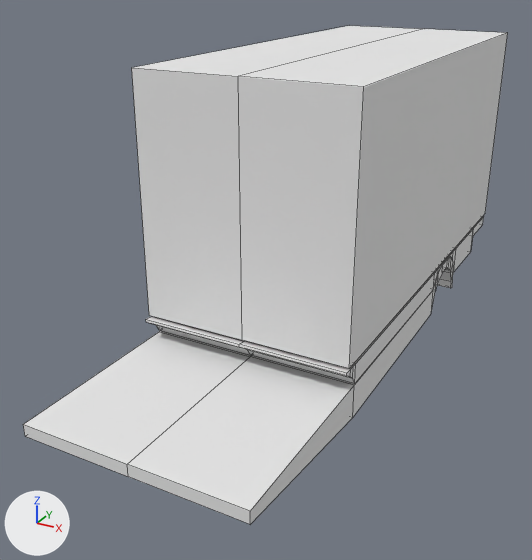
An edit to the Blender file working/subahu/truck/truck.blend, drawn before and after from the same camera.
Both versions are drawn from a 50 mm lens placed at (2.9, -4.69, 0.69), pointed at (-0.28, 1.1, -2.21). The lights are fixed; the arrows at lower left show +X, +Y and +Z. Mesh edges are drawn as thin lines.

Before the edit, the objects in view are built like this:
```python
me_cube = bpy.data.meshes.new('Cube')
me_cube.from_pydata([(1.0, 1.0, -1.0), (1.0, -1.0, -1.0), (1.0, 1.0, 1.0), (1.0, -1.0, 1.0), (0.0, 1.0, -1.0), (0.0, -1.0, -1.0), (0.0, 1.0, 1.0), (0.0, -1.0, 1.0)], [], [(0, 2, 3, 1), (2, 0, 4, 6), (1, 3, 7, 5), (2, 6, 7, 3), (0, 1, 5, 4)])
me_cube.materials.append(mat_material)  # white #e7e7e7
me_cube_001 = bpy.data.meshes.new('Cube.001')
me_cube_001.from_pydata(...)  # 60 vertices, 44 faces; spans x 0.0..1.0, y -1.02..0.97, z 0.04..0.92
me_cube_001.materials.append(mat_material)  # white #e7e7e7
me_cube_002 = bpy.data.meshes.new('Cube.002')
me_cube_002.from_pydata(...)  # 48 vertices, 35 faces; spans x 0.0..1.0, y -1.03..0.97, z 0.03..1.41
me_cube_002.materials.append(mat_material)  # white #e7e7e7
ob_cube = bpy.data.objects.new('Cube', me_cube)
ob_cube.location = (0.0, 2.41, -1.24)
ob_cube.scale = (1.0, 2.25, 1.11)
_m = ob_cube.modifiers.new('Mirror', 'MIRROR')
ob_cube_001 = bpy.data.objects.new('Cube.001', me_cube_001)
ob_cube_001.location = (0.0, 2.41, -2.71)
ob_cube_001.scale = (1.0, 2.25, 0.368)
_m = ob_cube_001.modifiers.new('Mirror', 'MIRROR')
ob_cube_002 = bpy.data.objects.new('Cube.002', me_cube_002)
ob_cube_002.location = (0.0, 1.01, -2.91)
ob_cube_002.scale = (1.0, 2.37, 0.368)
_m = ob_cube_002.modifiers.new('Mirror', 'MIRROR')
```
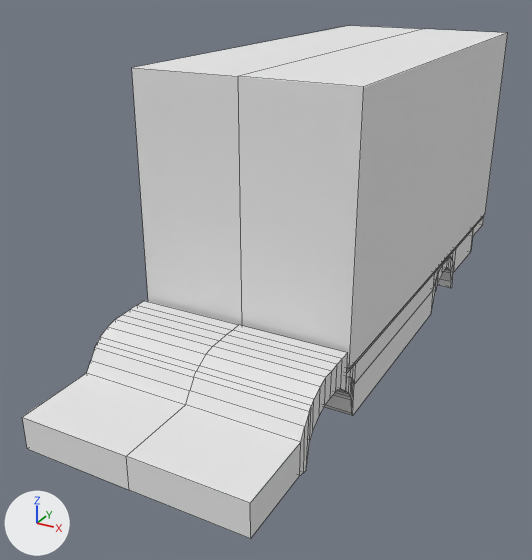
Commit message: truck front part

Pixel boxes (x1, y1, x2, y2) of what changed, in the pictures (532 x 560 px):
'Cube.002', reshaped: before (23, 257, 453, 524); after (22, 257, 453, 539)
part 1 of me_cube_002, built on: before (23, 328, 417, 524); after (22, 301, 417, 539)

Patch to the scene script:
```diff
--- a/working/subahu/truck/truck.blend.py
+++ b/working/subahu/truck/truck.blend.py
@@ me_cube_002 @@
 # used by ob_cube_002; location = (0.0, 1.01, -2.91); scale = (1.0, 2.37, 0.368)
-me_cube_002.from_pydata(...)  # 48 vertices, 35 faces; spans x 0.0..1.0, y -1.03..0.97, z 0.03..1.41
+me_cube_002.from_pydata(...)  # 112 vertices, 83 faces; spans x 0.0..1.0, y -1.03..0.97, z 0.08..1.99
+# me_cube_002 part 1
+# 3 faces are deleted
+# 8 vertices move from x 0.0..1.0, y -1.03..-0.3, z 0.03..0.9 to x 0.0..1.0, y -1.03..-0.3, z 0.08..1.08
+# 32 vertices are added at x 0.0, y -0.73..-0.31, z 0.2..1.99
+# 32 new vertices lie (1.0, 0.0, 0.0) away from vertices in x 0.0, y -0.73..-0.31, z 0.2..1.99
+# 51 new faces join them
 me_cube_002.materials.append(mat_material)
```
